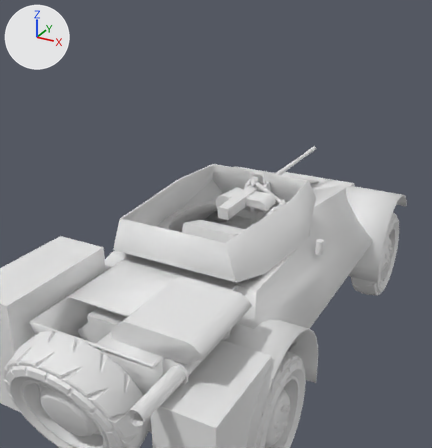
The Blender file Swedish Armored Reconnaissance/armoured car.blend, before and after one commit.
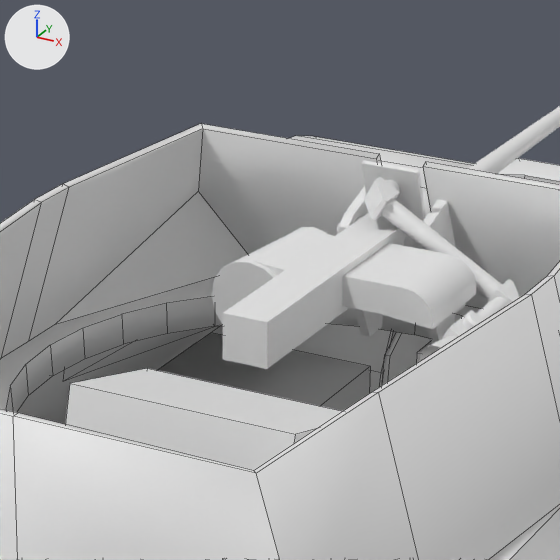
There are two pictures of each version: one from a 50 mm lens placed at (2.033, -4.361, 3.252), pointed at (-0.293, -0.131, 1.138), one close up on the part from 39% to 68% of the width and 30% to 59% of the height. The lights are fixed; the arrows at upper left show +X, +Y and +Z. The close-ups show mesh edges as thin lines.

The older version as bpy lines, for what is in view:
```python
me_cube_011 = bpy.data.meshes.new('Cube.011')
me_cube_011.from_pydata(...)  # 18 vertices, 14 faces; spans x -0.83..0.83, y -0.1..0.83, z 0.37..0.75
me_cube_011.polygons.foreach_set('use_smooth', [True] * 14)
me_cylinder = bpy.data.meshes.new('Cylinder')
me_cylinder.from_pydata(...)  # 144 vertices, 91 faces; spans x -0.11..-0.02, y -0.04..0.19, z -0.25..0.07
me_cylinder.polygons.foreach_set('use_smooth', [True] * 91)
me_cylinder_003 = bpy.data.meshes.new('Cylinder.003')
me_cylinder_003.from_pydata(...)  # 594 vertices, 447 faces; spans x -0.23..0.31, y -0.6..1.43, z -0.15..0.15
me_cylinder_003.polygons.foreach_set('use_smooth', [True] * 447)
ob_cylinder = bpy.data.objects.new('Cylinder', me_cylinder)
ob_cylinder.location = (0.0, 0.05, 1.45)
_m = ob_cylinder.modifiers.new('Mirror', 'MIRROR')
ob_fuel_tanks = bpy.data.objects.new('Fuel Tanks', me_cube_011)
ob_fuel_tanks.location = (0.0, 0.0, 0.05)
ob_gun_20mm = bpy.data.objects.new('Gun 20mm', me_cylinder_003)
ob_gun_20mm.location = (0.0, 0.05, 1.45)
# also in view: 'Turret Armour' at (0.0, -0.525, 1.397); 'Hull (Unmirrored)' at (0.0, -0.1, 0.827); 'Turret Radio' at (0.2, -1.072, 1.868)
```
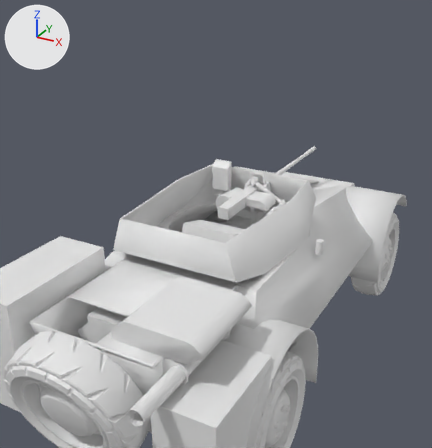
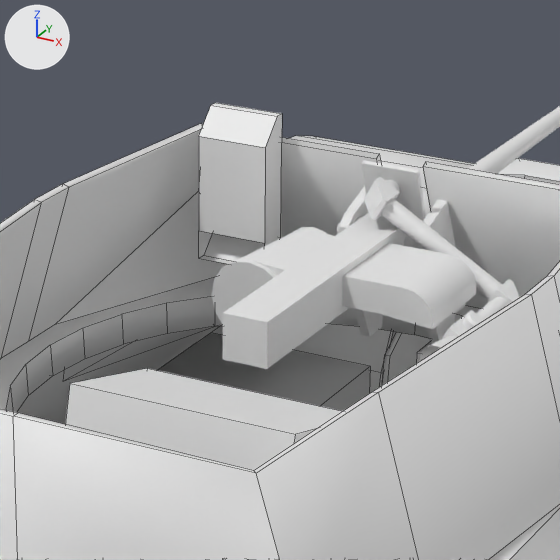
Commit message: added commander's periscope

Pixel boxes [x1, y1, x2, y2] of what changed, in the close-ups (560 x 560 px):
'Commander Periscoipe', added: after [199, 103, 282, 264]

Diff of the bpy script that builds the scene:
```diff
--- a/Swedish Armored Reconnaissance/armoured car.blend.py
+++ b/Swedish Armored Reconnaissance/armoured car.blend.py
@@ me_cube @@
+me_cube.from_pydata([(-0.1, 0.0, -0.15), (-0.1, 0.07, 0.16), (0.05, 0.0, -0.15), (0.05, 0.07, 0.16), (-0.1, 0.07, -0.1), (-0.1, 0.02, -0.15), (0.05, 0.02, -0.15), (0.05, 0.07, -0.1), (-0.1, 0.0, 0.11), (-0.1, 0.05, 0.16), (0.05, 0.05, 0.16), (0.05, 0.0, 0.11), (-0.1, 0.0, -0.09), (0.05, 0.0, -0.09), (-0.1, 0.07, 0.1), (0.05, 0.07, 0.1)], [], [(3, 1, 9, 10), (7, 15, 3, 10, 11, 13, 2, 6), (6, 5, 4, 7), (5, 6, 2, 0), (10, 9, 8, 11), (13, 11, 8, 12), (4, 14, 15, 7), (12, 8, 9, 1, 14, 4, 5, 0)])
@@ ob_commander_periscoipe @@
+ob_commander_periscoipe = bpy.data.objects.new('Commander Periscoipe', me_cube)
+ob_commander_periscoipe.location = (-0.3, 0.0, 1.5)
```
